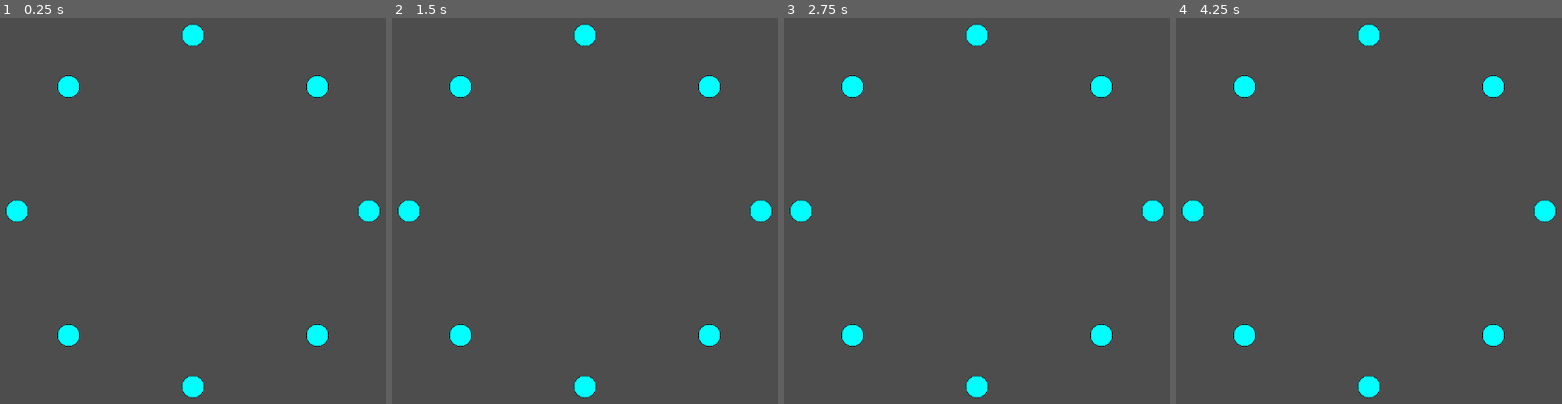
Above: before the commit, frames 1-4 (left to right).
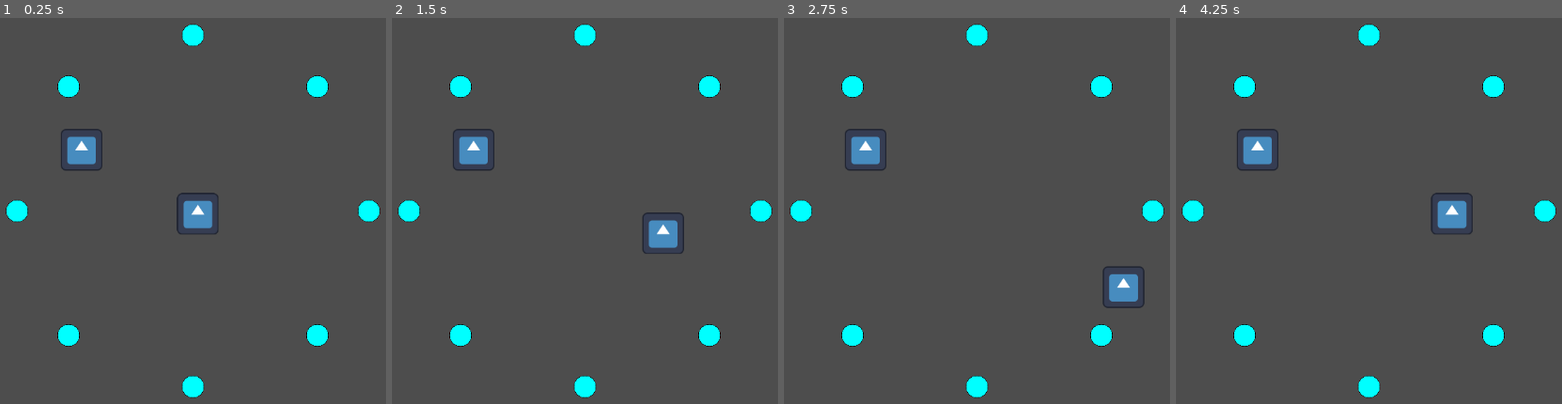
Above: after the commit, the same moments.

Repository: DarkerQueenSara/wave-defense
Game: Godot game, scene res://scenes/main_scene.tscn
Same seed, same stepped clock (60 frames per second), same inputs: the game is played once before the commit and once after it. The engine's default icon, where the game draws it, is replaced by a stand-in: a white triangle on a blue panel in a dark square.
Inputs:
- Up to frame 1 (0.25 s): no input
- Up to frame 2 (1.5 s): tap Enter at 0.5 s; hold Right (right, bound only after the commit) 0.53-1.28 s; hold Down (down, bound only after the commit) from 1.28 s (still down)
- Up to frame 3 (2.75 s): release Down (down, bound only after the commit) at 2.03 s; hold Right (right, bound only after the commit) from 2.03 s (still down)
- Up to frame 4 (4.25 s): release Right (right, bound only after the commit) at 2.78 s; hold Up (up, bound only after the commit) 2.78-3.53 s; hold A (left, bound only after the commit) from 3.53 s (still down)

The runs differ from the first frame. In frame 1, 1.4% of the frame differs, in the area x 15-57%, y 28-56%; in frame 2, 1.4%; in frame 3, 1.4%; in frame 4, 1.5%, in the area x 15-77%, y 28-56%.

Commit message:
simple movement and simple pick items

Diff:
--- a/project.godot
+++ b/project.godot
@@ -15,6 +15,38 @@
 config/features=PackedStringArray("4.3", "GL Compatibility")
 config/icon="res://icon.svg"
 
+[global_group]
+
+resource=""
+player=""
+
+[input]
+
+up={
+"deadzone": 0.5,
+"events": [Object(InputEventKey,"resource_local_to_scene":false,"resource_name":"","device":-1,"window_id":0,"alt_pressed":false,"shift_pressed":false,"ctrl_pressed":false,"meta_pressed":false,"pressed":false,"keycode":0,"physical_keycode":4194320,"key_label":0,"unicode":0,"location":0,"echo":false,"script":null)
+, Object(InputEventKey,"resource_local_to_scene":false,"resource_name":"","device":-1,"window_id":0,"alt_pressed":false,"shift_pressed":false,"ctrl_pressed":false,"meta_pressed":false,"pressed":false,"keycode":0,"physical_keycode":87,"key_label":0,"unicode":119,"location":0,"echo":false,"script":null)
+]
+}
+down={
+"deadzone": 0.5,
+"events": [Object(InputEventKey,"resource_local_to_scene":false,"resource_name":"","device":-1,"window_id":0,"alt_pressed":false,"shift_pressed":false,"ctrl_pressed":false,"meta_pressed":false,"pressed":false,"keycode":0,"physical_keycode":4194322,"key_label":0,"unicode":0,"location":0,"echo":false,"script":null)
+, Object(InputEventKey,"resource_local_to_scene":false,"resource_name":"","device":-1,"window_id":0,"alt_pressed":false,"shift_pressed":false,"ctrl_pressed":false,"meta_pressed":false,"pressed":false,"keycode":0,"physical_keycode":83,"key_label":0,"unicode":115,"location":0,"echo":false,"script":null)
+]
+}
+left={
+"deadzone": 0.5,
+"events": [Object(InputEventKey,"resource_local_to_scene":false,"resource_name":"","device":-1,"window_id":0,"alt_pressed":false,"shift_pressed":false,"ctrl_pressed":false,"meta_pressed":false,"pressed":false,"keycode":0,"physical_keycode":65,"key_label":0,"unicode":97,"location":0,"echo":false,"script":null)
+, Object(InputEventKey,"resource_local_to_scene":false,"resource_name":"","device":-1,"window_id":0,"alt_pressed":false,"shift_pressed":false,"ctrl_pressed":false,"meta_pressed":false,"pressed":false,"keycode":0,"physical_keycode":4194319,"key_label":0,"unicode":0,"location":0,"echo":false,"script":null)
+]
+}
+right={
+"deadzone": 0.5,
+"events": [Object(InputEventKey,"resource_local_to_scene":false,"resource_name":"","device":-1,"window_id":0,"alt_pressed":false,"shift_pressed":false,"ctrl_pressed":false,"meta_pressed":false,"pressed":false,"keycode":0,"physical_keycode":4194321,"key_label":0,"unicode":0,"location":0,"echo":false,"script":null)
+, Object(InputEventKey,"resource_local_to_scene":false,"resource_name":"","device":-1,"window_id":0,"alt_pressed":false,"shift_pressed":false,"ctrl_pressed":false,"meta_pressed":false,"pressed":false,"keycode":0,"physical_keycode":68,"key_label":0,"unicode":100,"location":0,"echo":false,"script":null)
+]
+}
+
 [rendering]
 
 renderer/rendering_method="gl_compatibility"
--- a/scenes/main_scene.tscn
+++ b/scenes/main_scene.tscn
@@ -1,8 +1,10 @@
-[gd_scene load_steps=4 format=3 uid="uid://cnv7cm5518vrg"]
+[gd_scene load_steps=6 format=3 uid="uid://cnv7cm5518vrg"]
 
 [ext_resource type="Script" path="res://scripts/spawn_point_holder.gd" id="1_a83y2"]
 [ext_resource type="Texture2D" uid="uid://ij0awmc3l22c" path="res://sprites/800px-Circle_-_black_simple.svg.png" id="1_wl7kx"]
 [ext_resource type="PackedScene" uid="uid://jwab5ak57jqk" path="res://scenes/dummy_enemy.tscn" id="2_smxux"]
+[ext_resource type="PackedScene" uid="uid://brdjr7mn07rd" path="res://scenes/player.tscn" id="4_uuxnm"]
+[ext_resource type="PackedScene" uid="uid://0mov2oufl77v" path="res://scenes/resource.tscn" id="5_vbinm"]
 
 [node name="MainScene" type="Node2D"]
 
@@ -87,4 +89,11 @@
 scale = Vector2(0.1, 0.1)
 texture = ExtResource("1_wl7kx")
 
+[node name="Resource" parent="." instance=ExtResource("5_vbinm")]
+position = Vector2(-342, -188)
+amount = 5
+
+[node name="Player" parent="." instance=ExtResource("4_uuxnm")]
+position = Vector2(15, 9)
+
 [connection signal="timeout" from="WaveTimer" to="SpawnPointHolder" method="_on_wave_timer_timeout"]
--- /dev/null
+++ b/scenes/player.tscn
@@ -0,0 +1,30 @@
+[gd_scene load_steps=5 format=3 uid="uid://brdjr7mn07rd"]
+
+[ext_resource type="Script" path="res://scripts/player.gd" id="1_5ngd4"]
+[ext_resource type="Texture2D" uid="uid://dpwdebvfesywv" path="res://icon.svg" id="1_s4rk2"]
+
+[sub_resource type="RectangleShape2D" id="RectangleShape2D_5t2bw"]
+size = Vector2(25.5, 24)
+
+[sub_resource type="RectangleShape2D" id="RectangleShape2D_20l10"]
+size = Vector2(135, 133)
+
+[node name="Player" type="CharacterBody2D"]
+script = ExtResource("1_5ngd4")
+
+[node name="Sprite2D" type="Sprite2D" parent="."]
+texture = ExtResource("1_s4rk2")
+
+[node name="CollisionShape2D" type="CollisionShape2D" parent="."]
+position = Vector2(4, -2)
+shape = SubResource("RectangleShape2D_5t2bw")
+disabled = true
+
+[node name="Area2D" type="Area2D" parent="." groups=["player"]]
+collision_mask = 255
+
+[node name="CollisionShape2D" type="CollisionShape2D" parent="Area2D"]
+position = Vector2(-2, -1)
+shape = SubResource("RectangleShape2D_20l10")
+
+[connection signal="area_entered" from="Area2D" to="." method="_on_area_2d_area_entered"]
--- /dev/null
+++ b/scenes/resource.tscn
@@ -0,0 +1,16 @@
+[gd_scene load_steps=4 format=3 uid="uid://0mov2oufl77v"]
+
+[ext_resource type="Texture2D" uid="uid://dpwdebvfesywv" path="res://icon.svg" id="1_28xx6"]
+[ext_resource type="Script" path="res://scripts/resource.gd" id="1_ui7wl"]
+
+[sub_resource type="RectangleShape2D" id="RectangleShape2D_n5ws3"]
+size = Vector2(124, 130)
+
+[node name="Resource" type="Area2D" groups=["resource"]]
+script = ExtResource("1_ui7wl")
+
+[node name="Sprite2D" type="Sprite2D" parent="."]
+texture = ExtResource("1_28xx6")
+
+[node name="CollisionShape2D" type="CollisionShape2D" parent="."]
+shape = SubResource("RectangleShape2D_n5ws3")
--- /dev/null
+++ b/scripts/player.gd
@@ -0,0 +1,19 @@
+extends CharacterBody2D
+
+
+const SPEED = 300.0
+const JUMP_VELOCITY = -400.0
+var amount = 0
+
+func _physics_process(delta: float) -> void:
+	var input_dir = Input.get_vector("left","right","up","down")
+	velocity = input_dir * SPEED
+
+	move_and_slide()
+
+
+func _on_area_2d_area_entered(area: Area2D) -> void:
+	if (area.is_in_group("resource")):
+		amount += area.amount
+		print(amount)
+		area.queue_free()
--- /dev/null
+++ b/scripts/resource.gd
@@ -0,0 +1,11 @@
+extends Area2D
+
+@export var amount: int
+# Called when the node enters the scene tree for the first time.
+func _ready() -> void:
+	pass # Replace with function body.
+
+
+# Called every frame. 'delta' is the elapsed time since the previous frame.
+func _process(delta: float) -> void:
+	pass
